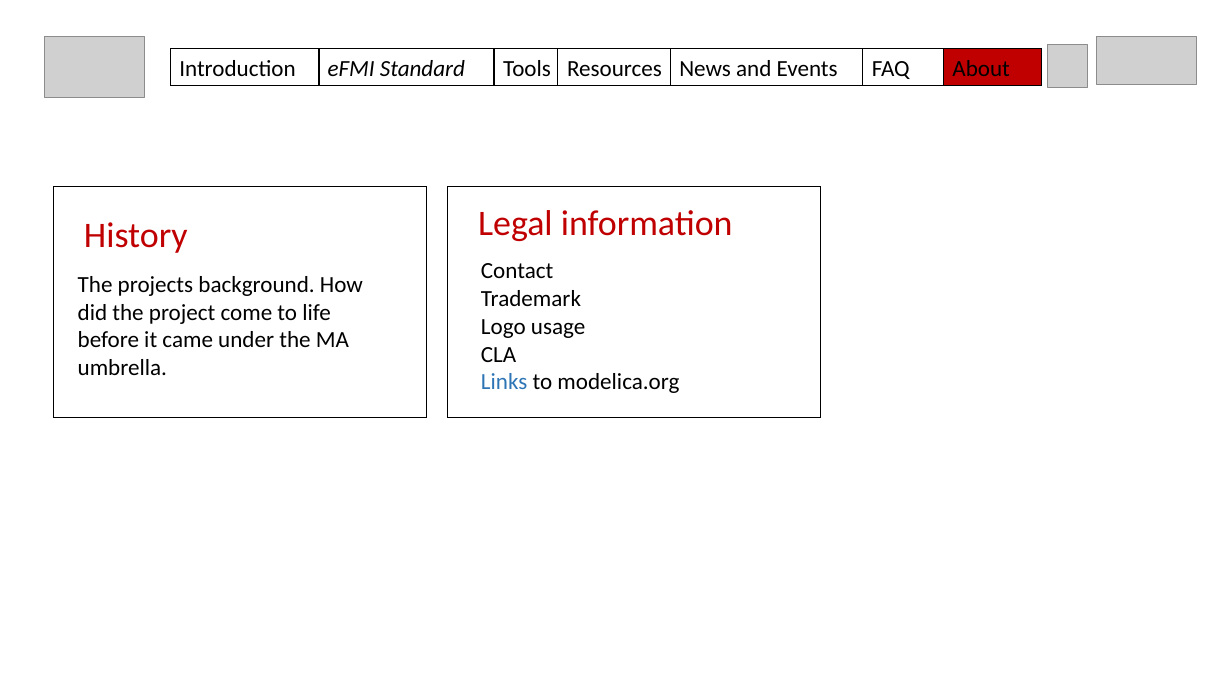
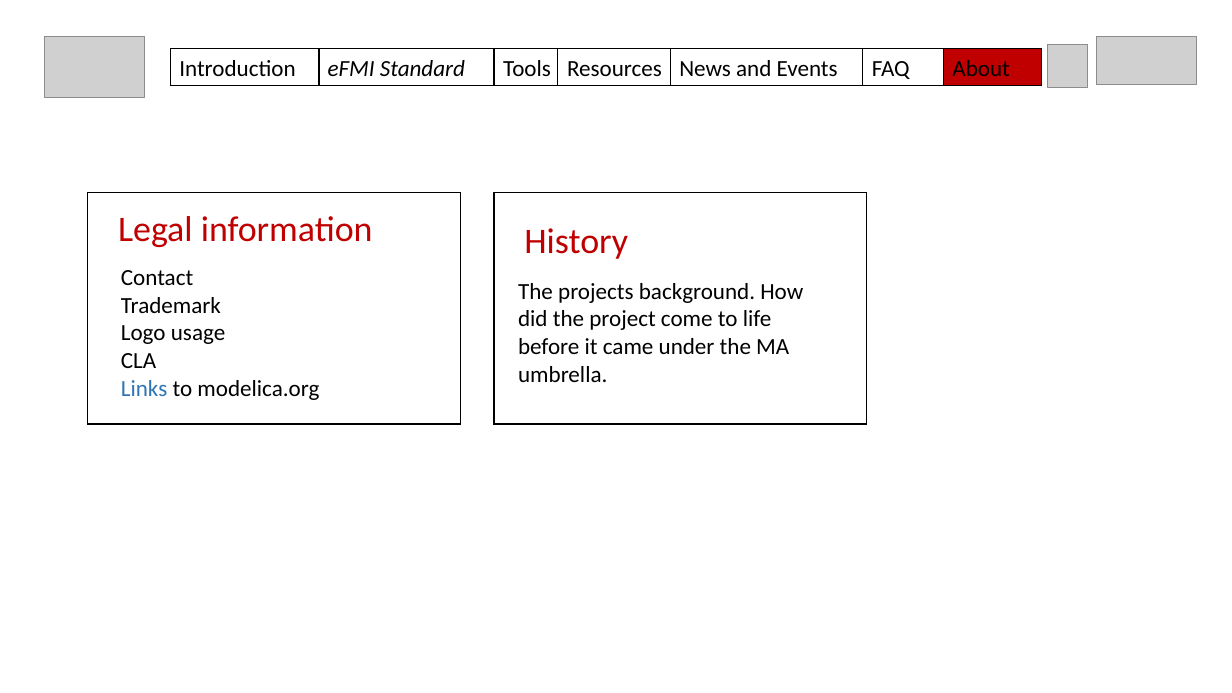
Before and after one commit to modelica/efmi-standard.org, a slide deck: slide 9 of documentation/2022-03-29_MAP-structure-draft.pptx. Drawn at 1232x693 pixels with LibreOffice and Linux fonts; fonts in the diff are those of the drawing; grey boxes stand for pictures. Boxes give left, top, right and bottom in pixels: in the first picture for what was removed or moved away, otherwise in the second. Text is boxed around its words. In the diff, an @@ line names an element or a change of style, - is before the commit and + after.

```diff
--- a/documentation/2022-03-29_MAP-structure-draft.pptx
+++ b/documentation/2022-03-29_MAP-structure-draft.pptx
@@ 2 texts, 1 rectangle: place and size @@
-2 texts, 1 rectangle at (447, 186, 820, 417)
+2 texts, 1 rectangle at (88, 193, 460, 424)
@@ 2 texts, 1 rectangle: place and size @@
-2 texts, 1 rectangle at (54, 186, 426, 417)
+2 texts, 1 rectangle at (494, 193, 867, 424)
```
Also in this commit, not shown: 9 other files.
